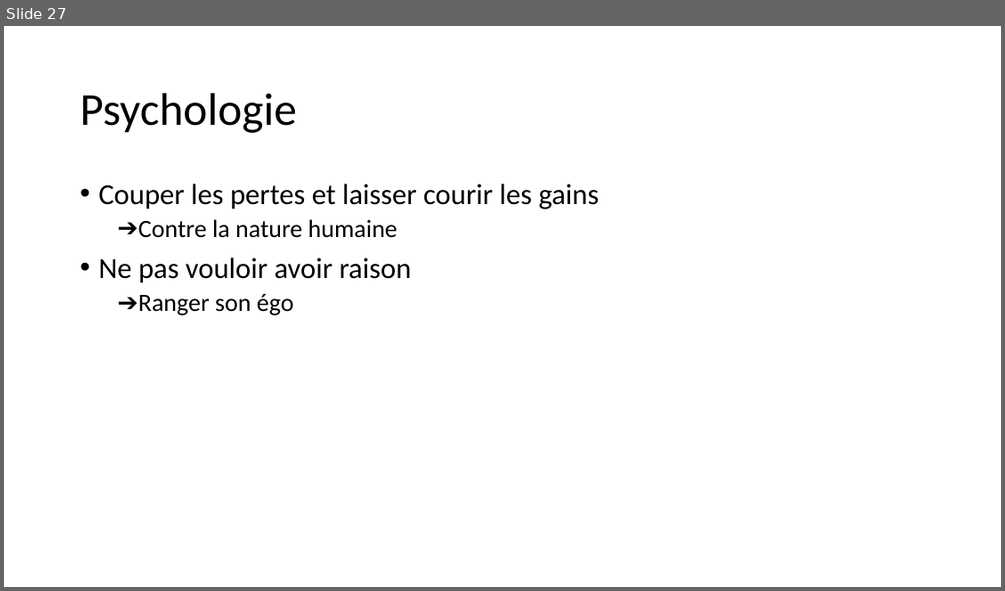
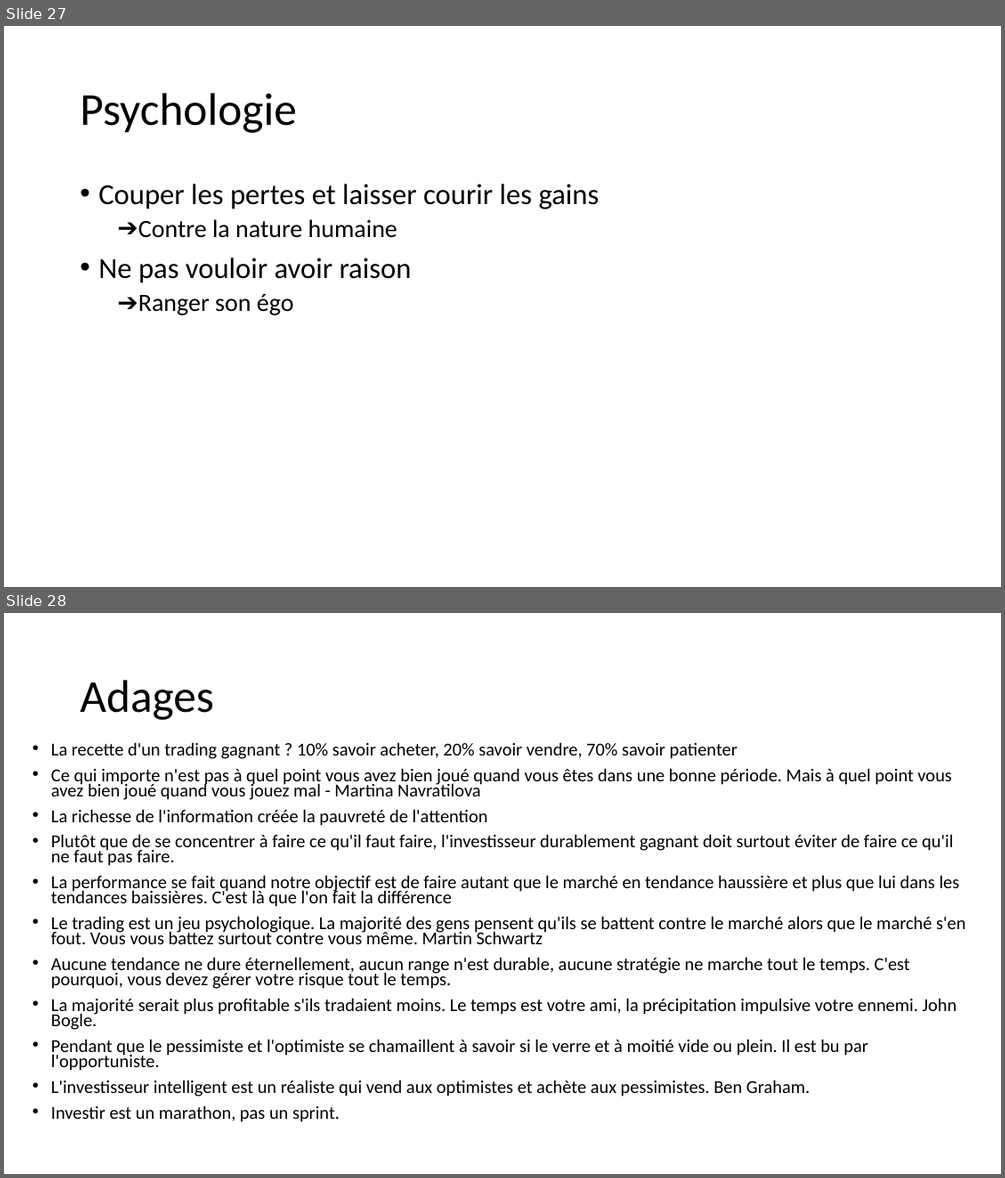
Before and after one commit to dadelcarbo/UltimateChartistRoot, a slide deck: Formation/Formation Bourse.pptx. Shown one above the other, each under a label of ours: slide 27 before the commit, slides 27 and 28 after it. The pictures are 1005x591 and 1005x1178 pixels, drawn with LibreOffice and Linux fonts; fonts in the diff are those of the drawing. Boxes give left, top, right and bottom in pixels: in the first picture for what was removed or moved away, otherwise in the second. Text is boxed around its words. In the diff, an @@ line names an element or a change of style, - is before the commit and + after.

```diff
--- a/Formation/Formation Bourse.pptx
+++ b/Formation/Formation Bourse.pptx
@@ slide 28 added at (4,613,1001,1174), background #FFFFFF @@
@@ title added at (80,680,214,720), 44 pt, text #000000 @@
+Adages
@@ text added at (51,742,965,1122), 17.5 pt, text #000000 @@
+• La recette d'un trading gagnant ? 10% savoir acheter, 20% savoir vendre, 70% savoir patienter
+• Ce qui importe n'est pas à quel point vous avez bien joué quand vous êtes dans une bonne période. Mais à quel point vous avez bien joué quand vous jouez mal - Martina Navratilova
+• La richesse de l'information créée la pauvreté de l'attention
+• Plutôt que de se concentrer à faire ce qu'il faut faire, l'investisseur durablement gagnant doit surtout éviter de faire ce qu'il ne faut pas faire.
+• La performance se fait quand notre objectif est de faire autant que le marché en tendance haussière et plus que lui dans les tendances baissières. C'est là que l'on fait la différence
+• Le trading est un jeu psychologique. La majorité des gens pensent qu'ils se battent contre le marché alors que le marché s'en fout. Vous vous battez surtout contre vous même. Martin Schwartz
+• Aucune tendance ne dure éternellement, aucun range n'est durable, aucune stratégie ne marche tout le temps. C'est pourquoi, vous devez gérer votre risque tout le temps.
+• La majorité serait plus profitable s'ils tradaient moins. Le temps est votre ami, la précipitation impulsive votre ennemi. John Bogle.
+• Pendant que le pessimiste et l'optimiste se chamaillent à savoir si le verre et à moitié vide ou plein. Il est bu par l'opportuniste.
+• L'investisseur intelligent est un réaliste qui vend aux optimistes et achète aux pessimistes. Ben Graham.
+• Investir est un marathon, pas un sprint.
```
Also in this commit, not shown: 2 slides changed, 1 other slide added, 1 slide removed, 9 other files.
